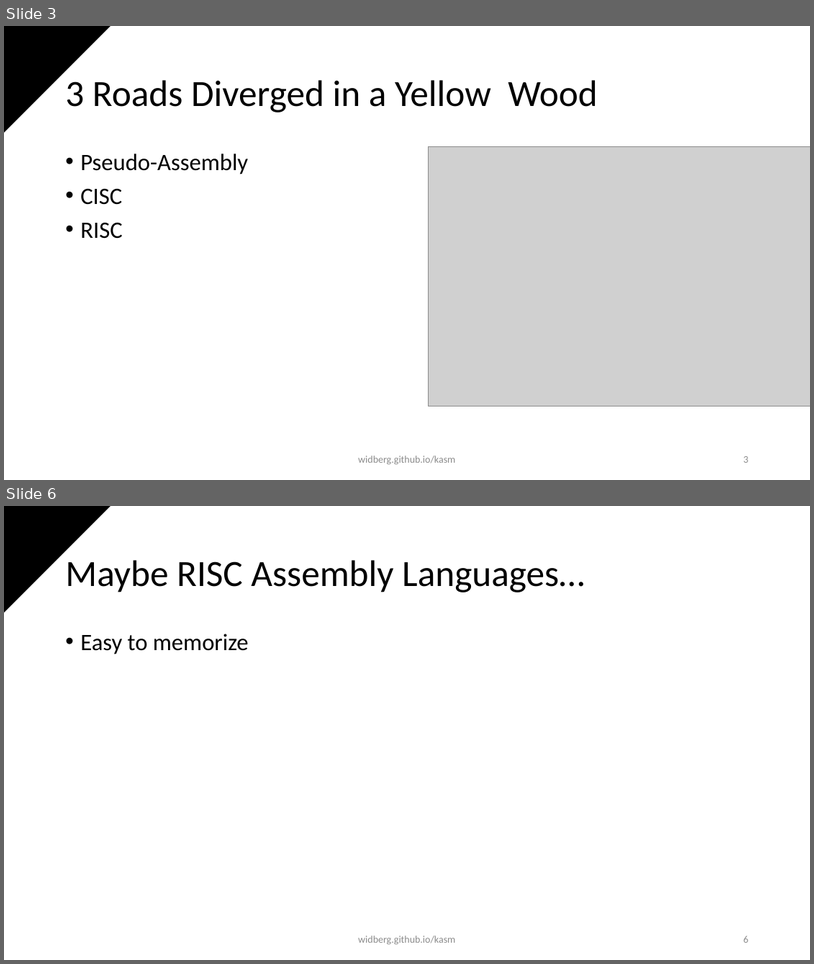
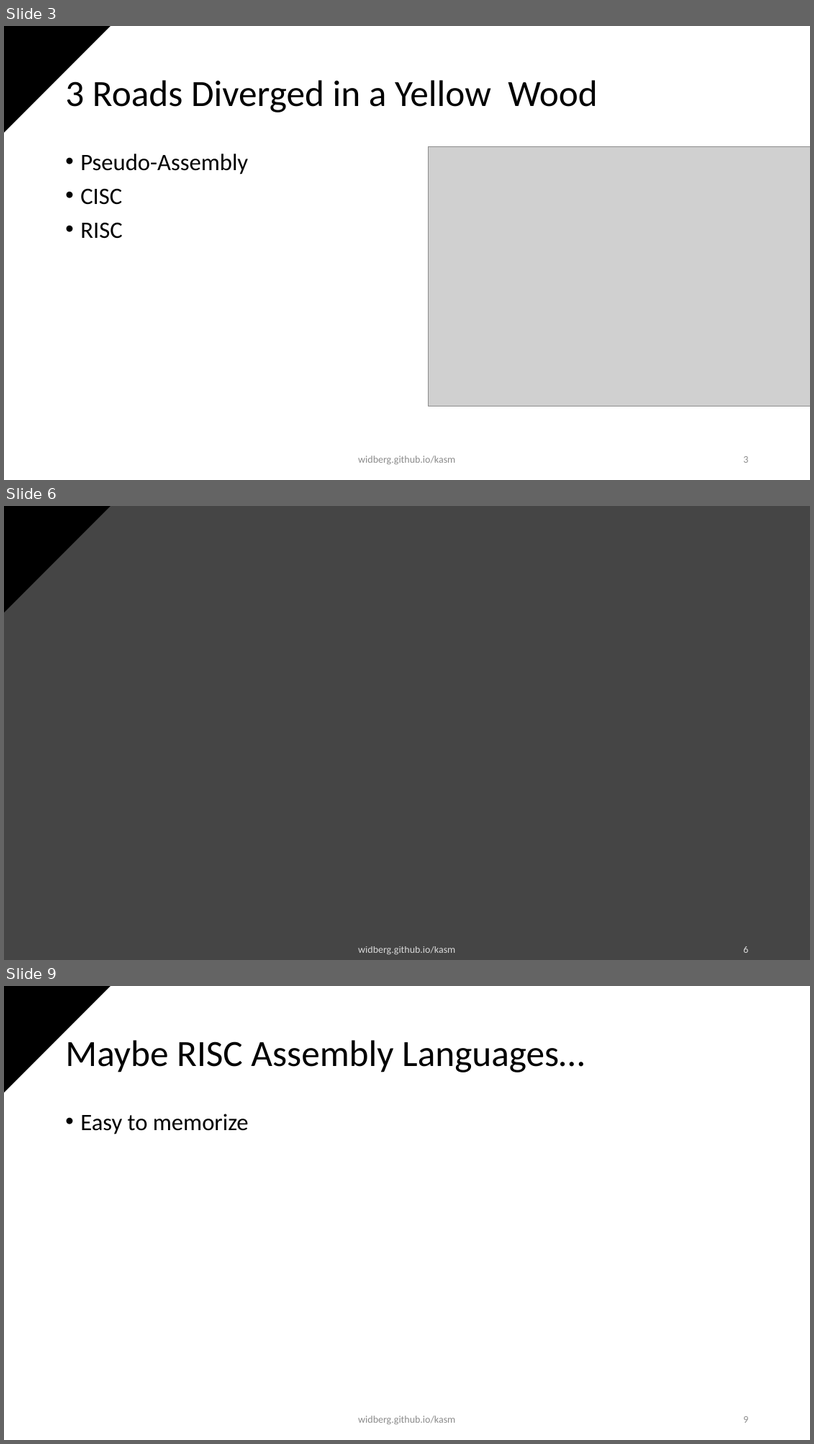
Before and after one commit to widberg/kasm, a slide deck: presentations/introduction.pptx. Shown one above the other, each under a label of ours: slides 3 and 6 before the commit, slides 3, 6 and 9 after it; the slides between them are not shown. The pictures are 814x964 and 814x1444 pixels, drawn with LibreOffice and Linux fonts; fonts in the diff are those of the drawing; grey boxes stand for pictures; background and template pictures are left out. Boxes give left, top, right and bottom in pixels: in the first picture for what was removed or moved away, otherwise in the second. Text is boxed around its words. In the diff, an @@ line names an element or a change of style, - is before the commit and + after.

```diff
--- a/presentations/introduction.pptx
+++ b/presentations/introduction.pptx
@@ slide 6 added at (4,506,810,960), background picture (left out); not listed: 1 template element that a slide beside it also shows @@
@@ text added at (358,946,455,955), 12 pt, text #FFFFFF at 80% opacity @@
+widberg.github.io/kasm
@@ page number added at (743,946,748,952), 12 pt, text #FFFFFF at 80% opacity @@
+6
@@ what was slide 6 is now slide 9 @@
@@ page number at (743,1416,748,1422): text changed @@
-6
+9
```
Also in this commit, not shown: 4 slides changed, 2 other slides added, 12 other files.
